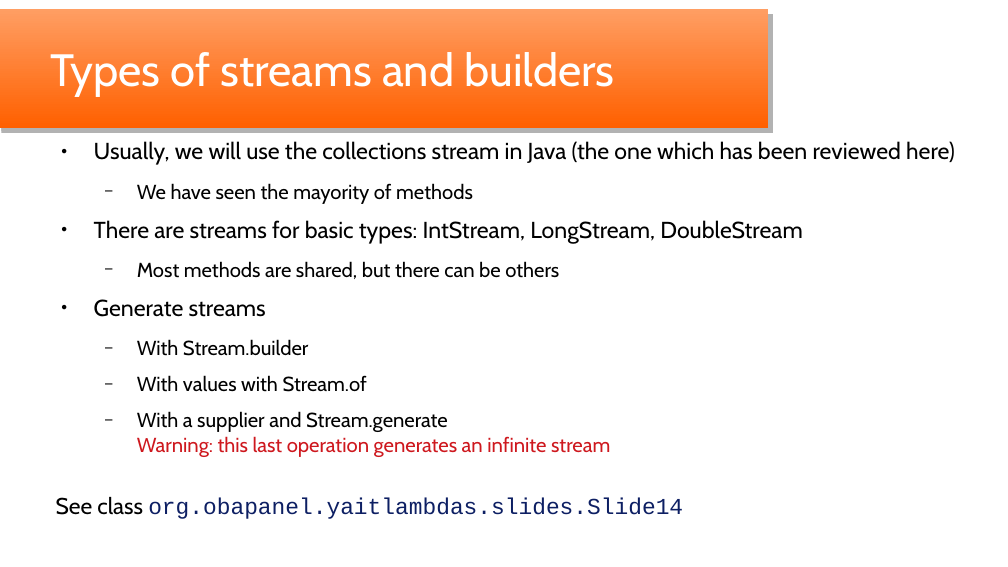
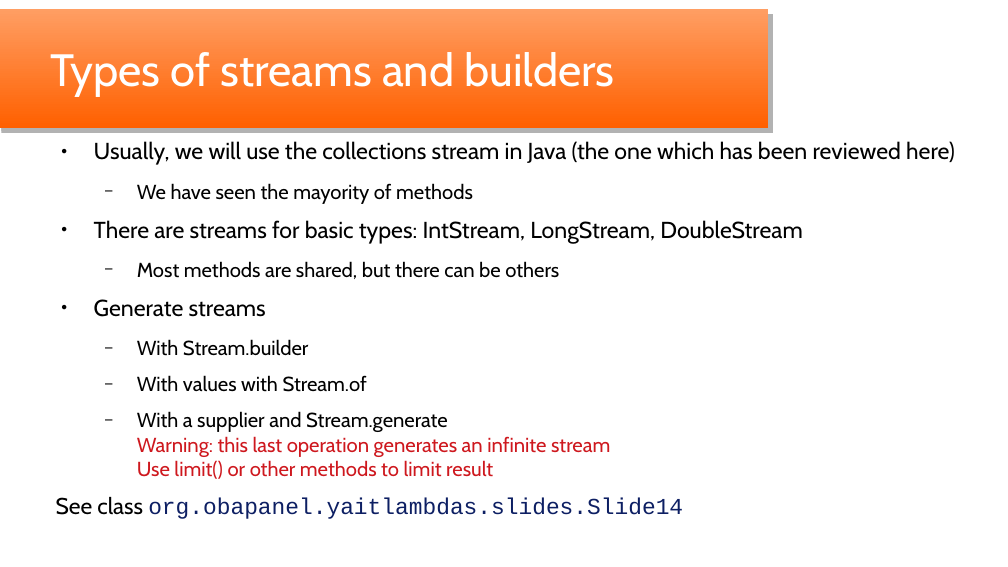
Before and after one commit to oscar-besga-panel/YaitLambdas, a slide deck: slide 14 of YaitLambdas_en.odp. Drawn at 1008x567 pixels with LibreOffice and Linux fonts; fonts in the diff are those of the drawing; background and template pictures are left out. Boxes give left, top, right and bottom in pixels: in the first picture for what was removed or moved away, otherwise in the second. Text is boxed around its words. In the diff, an @@ line names an element or a change of style, - is before the commit and + after.

Commit message:
Update infinte streams

```diff
--- a/YaitLambdas_en.odp
+++ b/YaitLambdas_en.odp
@@ text at (x1=137, y1=411, x2=610, y2=479): text changed @@
-  − With a supplier and Stream.generate
-    Warning: this last operation generates an infinite stream
+  − With a supplier and Stream.generate
+    Warning: this last operation generates an infinite stream
+    Use limit() or other methods to limit result
```
Also in this commit, not shown: 4 other slides changed, 3 other files.
